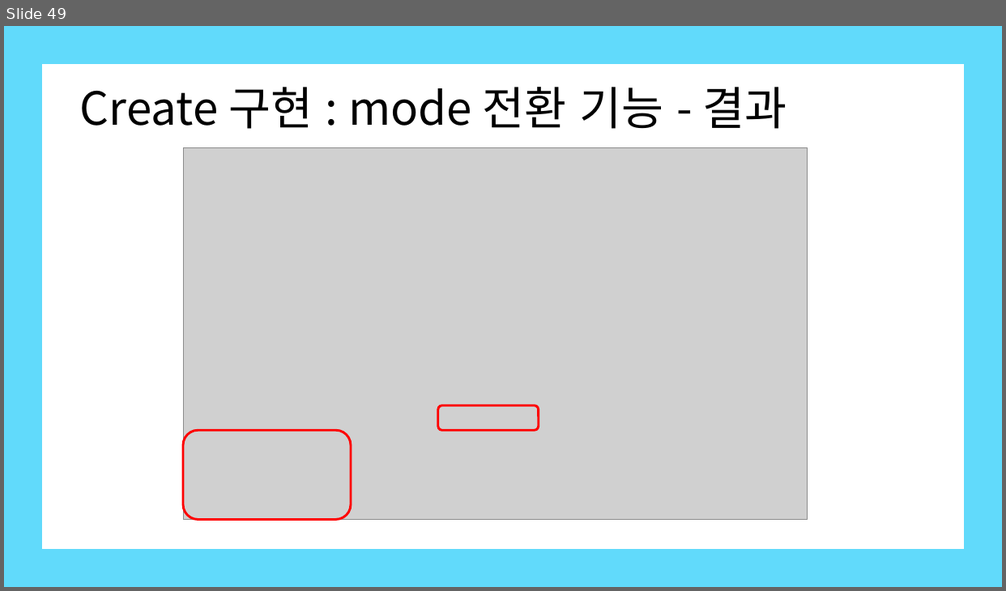
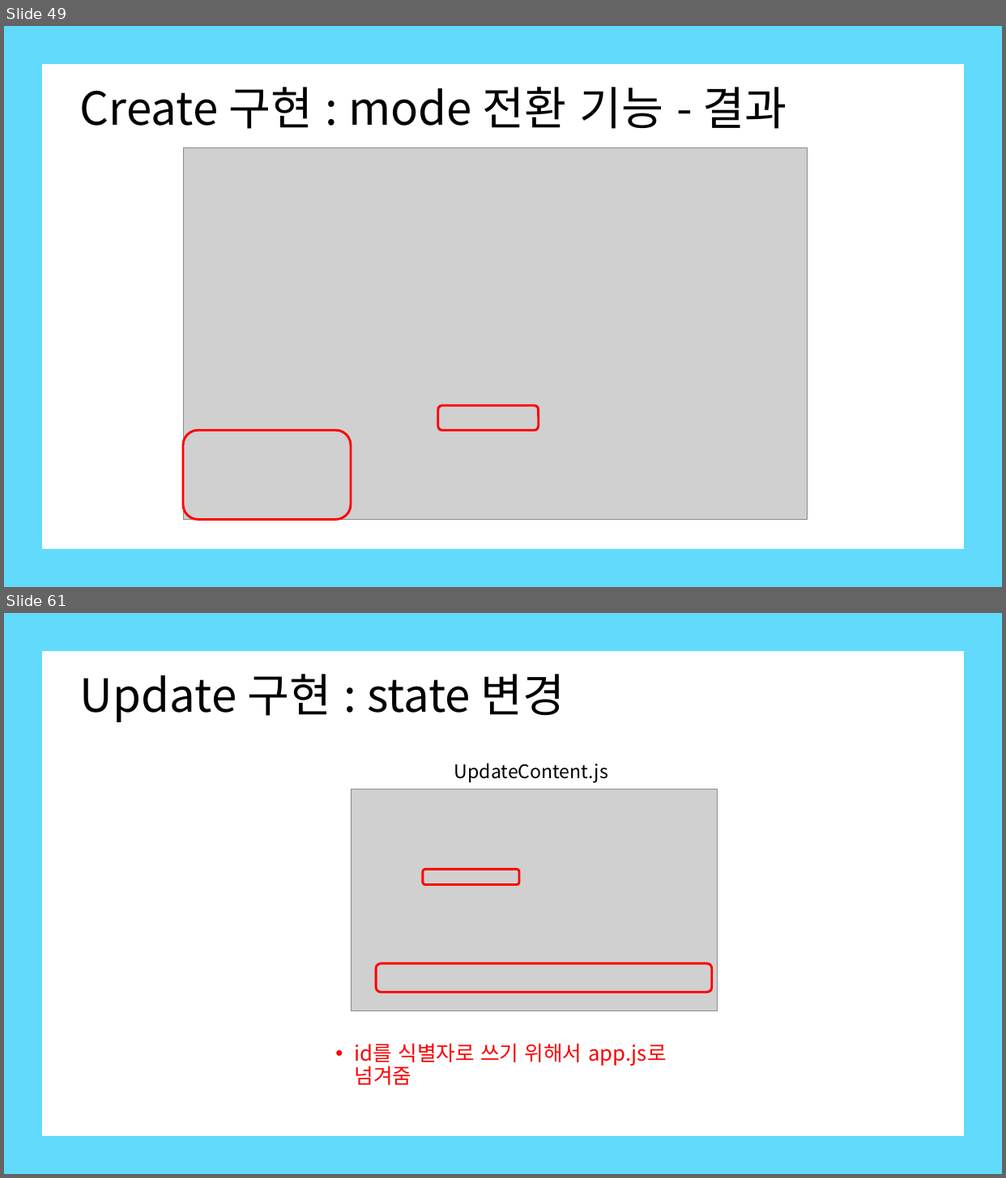
Before and after one commit to Kim-Ha-Jeong/ReactStudy, a slide deck: 생활코딩 - react.pptx. Shown one above the other, each under a label of ours: slide 49 before the commit, slides 49 and 61 after it; the slides between them are not shown. The pictures are 1006x591 and 1006x1178 pixels, drawn with LibreOffice and Linux fonts; fonts in the diff are those of the drawing; grey boxes stand for pictures. Boxes give left, top, right and bottom in pixels: in the first picture for what was removed or moved away, otherwise in the second. Text is boxed around its words. In the diff, an @@ line names an element or a change of style, - is before the commit and + after.

```diff
--- a/생활코딩 - react.pptx
+++ b/생활코딩 - react.pptx
@@ slide 61 added at (4, 613, 1002, 1174), background #FFFFFF @@
@@ title added at (80, 674, 565, 722), 44 pt, text #000000 @@
+Update 구현 : state 변경
@@ text added at (454, 763, 608, 782), 18 pt, text #000000 @@
+UpdateContent.js
@@ picture added at (351, 789, 718, 1012) @@
@@ rounded rectangle added at (423, 869, 519, 884), outline #FF0000 2.25 pt @@
@@ rounded rectangle added at (376, 964, 712, 993), outline #FF0000 2.25 pt @@
@@ text added at (355, 1043, 667, 1085), 20 pt, text #FF0000 @@
+• id를 식별자로 쓰기 위해서 app.js로 넘겨줌
@@ group added at (4, 613, 1002, 1174): 4 rectangles @@
```
Also in this commit, not shown: 16 other slides added, 4 other files.
